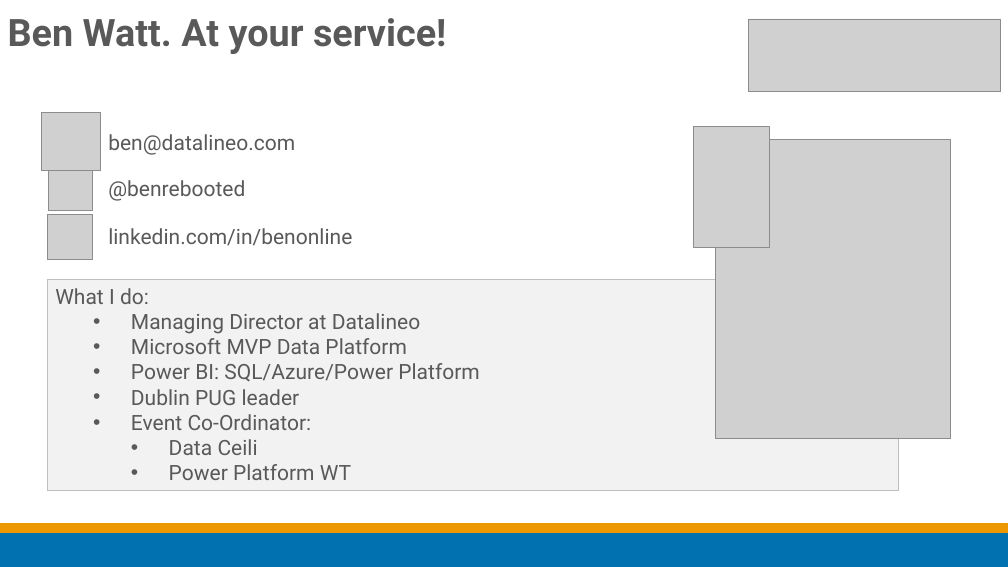
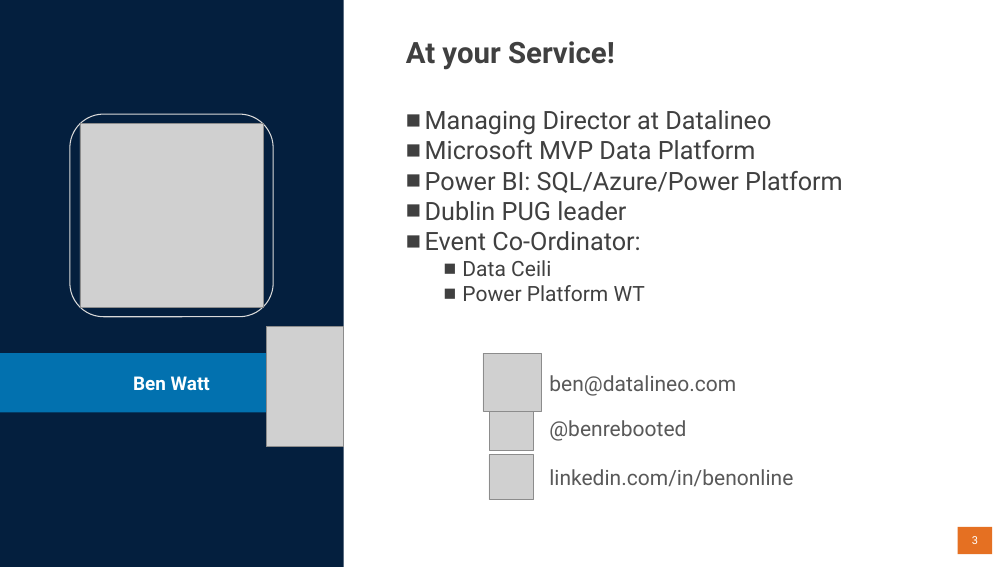
Before and after one commit to datalineo/sessions, a slide deck: slide 3 of Evolve Power BI Architecture/Evolving your Power BI Architecture using Dataflows and Shared Datasets.pptx (slide 2 before the commit). Drawn at 1008x567 pixels with LibreOffice and Linux fonts; fonts in the diff are those of the drawing; grey boxes stand for pictures; background and template pictures are left out. Boxes give left, top, right and bottom in pixels: in the first picture for what was removed or moved away, otherwise in the second. Text is boxed around its words. In the diff, an @@ line names an element or a change of style, - is before the commit and + after.

```diff
--- a/Evolve Power BI Architecture/Evolving your Power BI Architecture using Dataflows and Shared Datasets.pptx
+++ b/Evolve Power BI Architecture/Evolving your Power BI Architecture using Dataflows and Shared Datasets.pptx
@@ rectangle added at [0,0,343,567], fill #041F3E @@
@@ picture removed at [749,19,1001,91] @@
@@ title at [406,41,615,70]: text changed; size 36 to 28 pt; text colour #595959 to #404040 @@
-Ben Watt. At your service!
+At your Service!
@@ rounded rectangle added at [70,114,273,317], outline #D9D9D9 1 pt @@
@@ text "Managing Director at Datalineo": place and size @@
-text "Managing Director at Datalineo" at [48,280,898,491]
+text "Managing Director at Datalineo" at [425,110,843,301]
@@ text "Managing Director at Datalineo" at [425,110,843,301]: size 20 to 24 pt in "Managing Director at Datalineo", "Microsoft MVP Data Platform", "Power BI: SQL/Azure/Power Platform", "Dublin PUG leader" and 1 more places; text colour #595959 to #404040; bullet • to ■; list level 2 to 1 in "Managing Director at Datalineo"; list level 2 to 1 in "Microsoft MVP Data Platform"; list level 2 to 1 in "Power BI: SQL/Azure/Power Platform"; list level 2 to 1 in "Dublin PUG leader"; list level 2 to 1 in "Event Co-Ordinator:"; list level 3 to 2 in "Data Ceili"; list level 3 to 2 in "Power Platform WT"; fill #F2F2F2 to none; outline #BFBFBF 0.75 pt to none @@
@@ picture added at [80,124,264,308] @@
@@ picture removed at [716,139,951,439] @@
@@ text at [55,288,149,304]: paragraph removed @@
-What I do:
@@ picture: place and size @@
-picture at [693,127,770,248]
+picture at [267,326,343,447]
@@ text added at [0,353,343,412], fill #0271AF, 18 pt, text #FFFFFF, bold @@
+Ben Watt
@@ 3 pictures, 3 texts: place and size @@
-3 pictures, 3 texts at [42,113,352,259]
+3 pictures, 3 texts at [483,353,793,500]
@@ rectangle removed at [0,532,1008,567] @@
@@ rectangle removed at [0,523,1008,532] @@
@@ page number added at [958,527,993,554], fill #E57022, 10.5 pt, text #FFFFFF @@
+3
```
Also in this commit, not shown: 7 other slides changed, 4 slides added, 4 slides removed, 5 other files.
